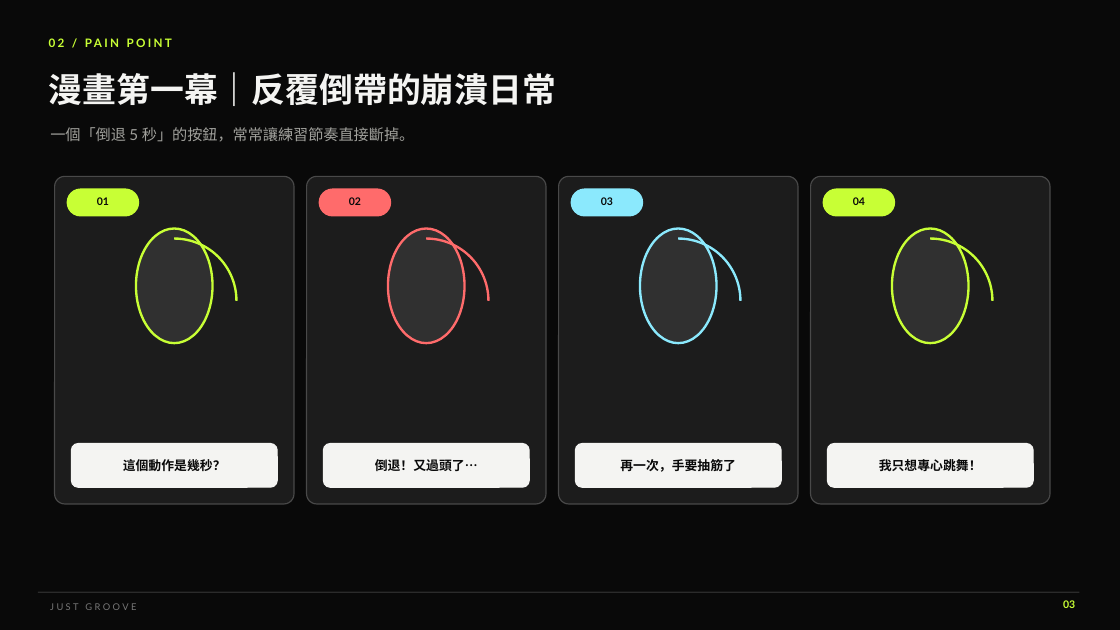
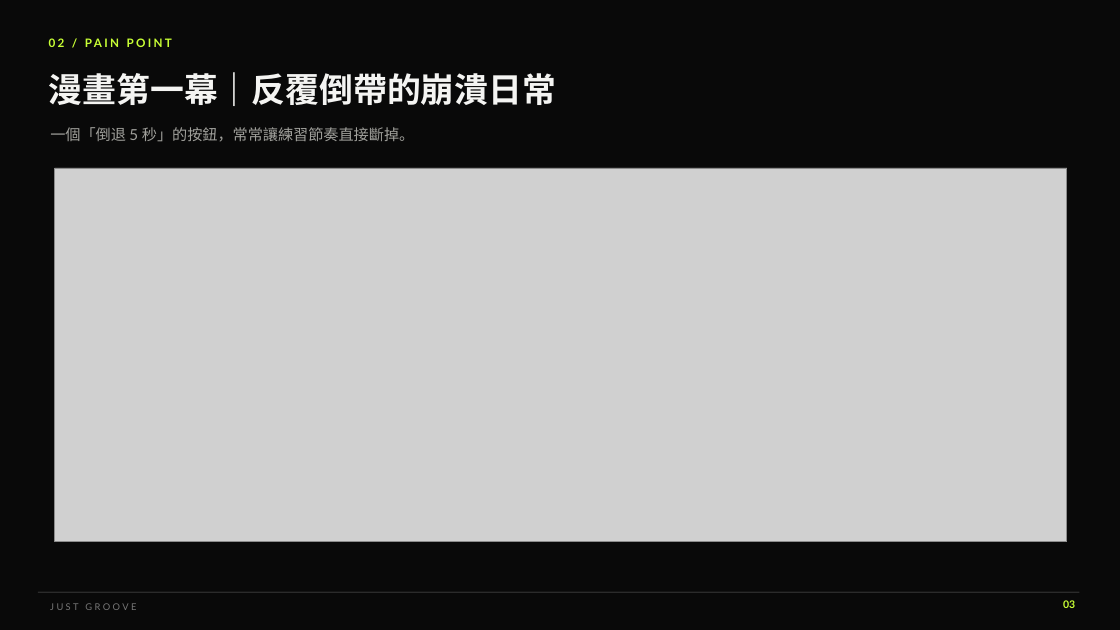
Before and after one commit to laipei0725-del/just_goove, a slide deck: slide 3 of JUST-GROOVE-專題簡報-賴沛儒.pptx. Drawn at 1120x630 pixels with LibreOffice and Linux fonts; fonts in the diff are those of the drawing; grey boxes stand for pictures. Boxes give left, top, right and bottom in pixels: in the first picture for what was removed or moved away, otherwise in the second. Text is boxed around its words. In the diff, an @@ line names an element or a change of style, - is before the commit and + after.

```diff
--- a/JUST-GROOVE-專題簡報-賴沛儒.pptx
+++ b/JUST-GROOVE-專題簡報-賴沛儒.pptx
@@ rounded rectangle removed at bbox=[55, 176, 294, 504] @@
@@ picture added at bbox=[55, 168, 1067, 542] @@
@@ rounded rectangle removed at bbox=[307, 176, 546, 504] @@
@@ rounded rectangle removed at bbox=[559, 176, 798, 504] @@
@@ rounded rectangle removed at bbox=[811, 176, 1050, 504] @@
@@ rounded rectangle removed at bbox=[67, 189, 139, 216] @@
@@ text removed at bbox=[97, 197, 109, 205] @@
-01
@@ rounded rectangle removed at bbox=[319, 189, 391, 216] @@
@@ text removed at bbox=[349, 197, 361, 205] @@
-02
@@ rounded rectangle removed at bbox=[571, 189, 643, 216] @@
@@ text removed at bbox=[601, 197, 613, 205] @@
-03
@@ rounded rectangle removed at bbox=[823, 189, 895, 216] @@
@@ text removed at bbox=[853, 197, 865, 205] @@
-04
@@ arc (boxed as its full ellipse) removed at bbox=[112, 239, 236, 363] @@
@@ ellipse removed at bbox=[136, 229, 213, 343] @@
@@ arc (boxed as its full ellipse) removed at bbox=[364, 239, 488, 363] @@
@@ ellipse removed at bbox=[388, 229, 465, 343] @@
@@ arc (boxed as its full ellipse) removed at bbox=[616, 239, 740, 363] @@
@@ ellipse removed at bbox=[640, 229, 717, 343] @@
@@ arc (boxed as its full ellipse) removed at bbox=[868, 239, 992, 363] @@
@@ ellipse removed at bbox=[892, 229, 969, 343] @@
@@ rounded rectangle removed at bbox=[71, 444, 277, 487] @@
@@ rounded rectangle removed at bbox=[323, 444, 529, 487] @@
@@ rounded rectangle removed at bbox=[576, 444, 781, 487] @@
@@ rounded rectangle removed at bbox=[828, 444, 1033, 487] @@
@@ text removed at bbox=[123, 459, 226, 471] @@
-這個動作是幾秒？
@@ text removed at bbox=[375, 459, 478, 471] @@
-倒退！又過頭了…
@@ text removed at bbox=[620, 459, 736, 472] @@
-再一次，手要抽筋了
@@ text removed at bbox=[879, 459, 982, 471] @@
-我只想專心跳舞！
```
Also in this commit, not shown: 2 other slides changed, 4 other files.
